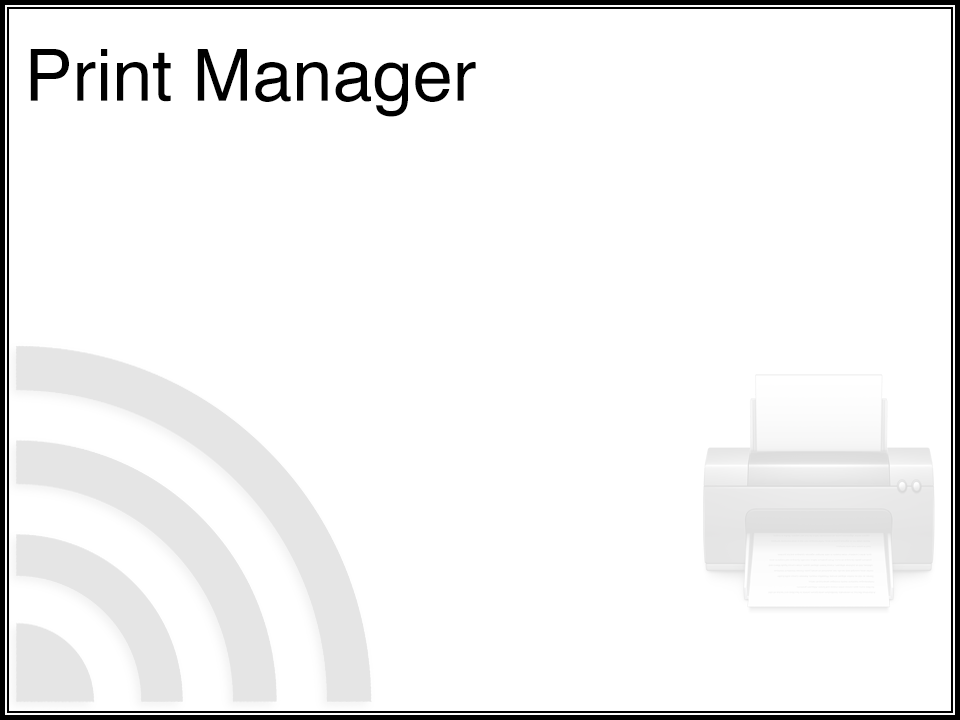
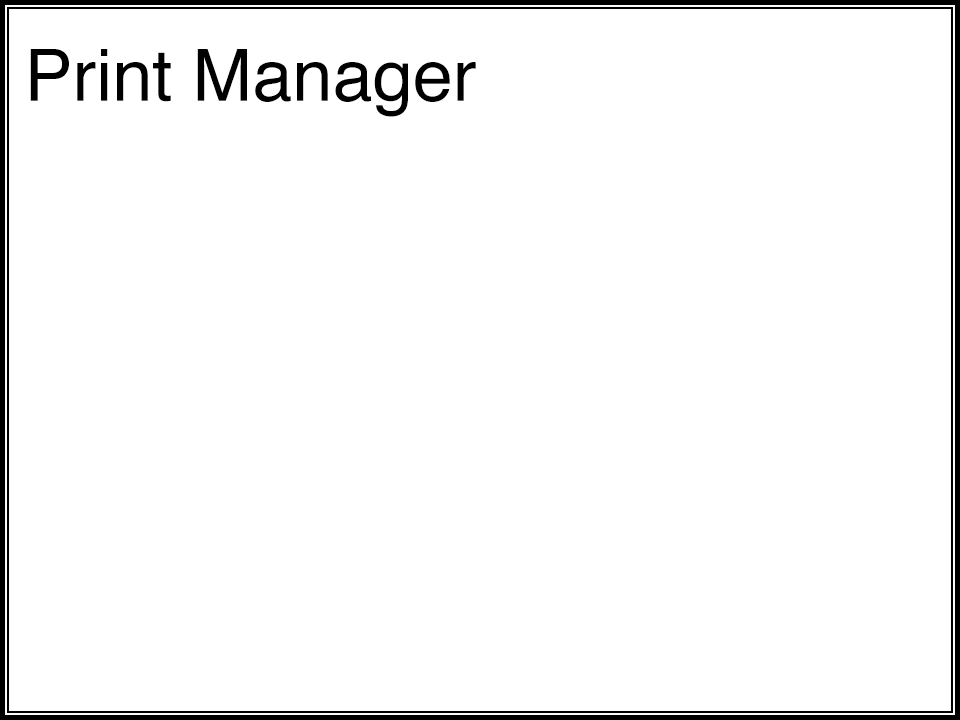
Comparing the layer stacks of the two 960 x 720 images. Changes:
removed layer "AirPort_512x512@2x" (was 10%) over [9,345,372,710]
removed layer "printer" (was 15%) over [703,374,935,613]
